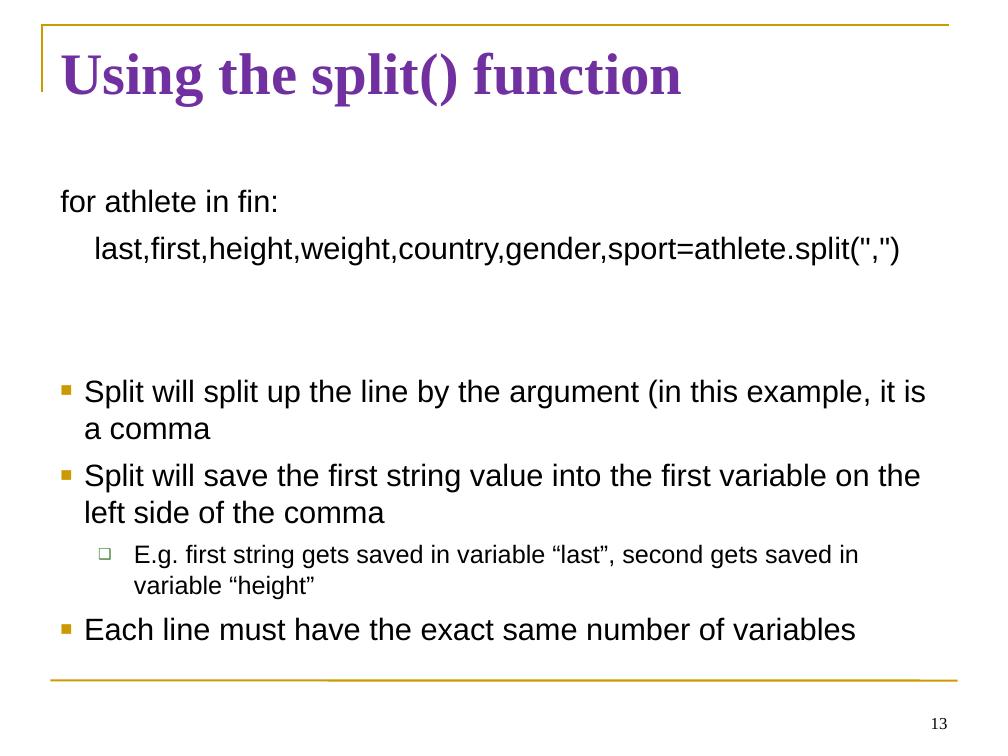
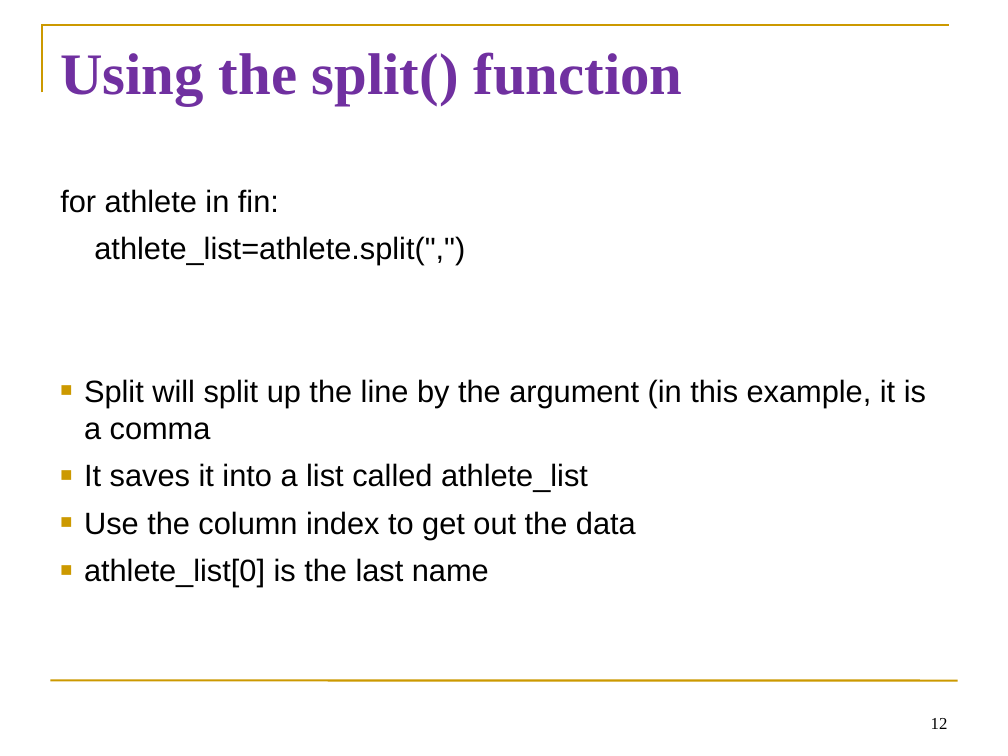
Before and after one commit to diesburg/teaching-intro-to-python-fall-2024, a slide deck: slide 12 of sessions/s22/s22.ppt (slide 13 before the commit). Drawn at 1008x756 pixels with LibreOffice and Linux fonts; fonts in the diff are those of the drawing. Boxes give left, top, right and bottom in pixels: in the first picture for what was removed or moved away, otherwise in the second. Text is boxed around its words. In the diff, an @@ line names an element or a change of style, - is before the commit and + after.

```diff
--- a/sessions/s22/s22.ppt
+++ b/sessions/s22/s22.ppt
@@ text at bbox=[94, 236, 465, 265]: text changed @@
-last,first,height,weight,country,gender,sport=athlete.split(",")
+athlete_list=athlete.split(",")
@@ text at bbox=[84, 463, 636, 587]: text changed @@
-■ Split will save the first string value into the first variable on the left side of the comma
-  ❑ E.g. first string gets saved in variable “last”, second gets saved in variable “height”
-■ Each line must have the exact same number of variables
+■ It saves it into a list called athlete_list
+■ Use the column index to get out the data
+■ athlete_list[0] is the last name
@@ page number at bbox=[931, 718, 948, 729]: text changed @@
-13
+12
```
Also in this commit, not shown: 3 other slides changed, 2 slides added, 3 slides removed, 4 other files.
